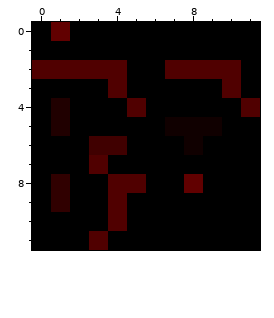
Pixel-art file -- aseprite/map.aseprite. The picture above is the old version.
12x12 pixels, 1 frame. Colours within 5 levels of each other are drawn and written as one.
The same view after the edit:
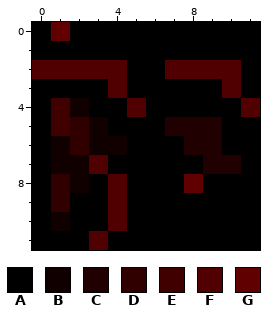
Palette (. is transparent): A #000000  B #100000  C #200000  D #300000  E #400000  F #500000  G #610000
Difference:
Layer "Background":
The edit turns colour F into colour A in row 8 at x 5.
The edit turns colour A into colour B in row 4 at x 2; in row 5 at x 3; in row 6 at x 1; in row 7 at x 1 to 2; in row 8 at x 2; in row 10 at x 1.
The edit turns colour E into colour B in row 6 at x 3 to 4.
The edit turns colour A into colour C in row 6 at x 9; in row 7 at x 9 to 10.
The edit turns colour B into colour C in row 5 at x 7 to 9; in row 6 at x 8.
The edit turns colour A into colour D in rows 5 to 6 at x 2.
The edit turns colour C into colour E in rows 4 to 5 at x 1.
Boxes around the changes in both pictures, in picture pixels (x1, y1, x2, y2):
changed: (51, 98, 241, 231)
